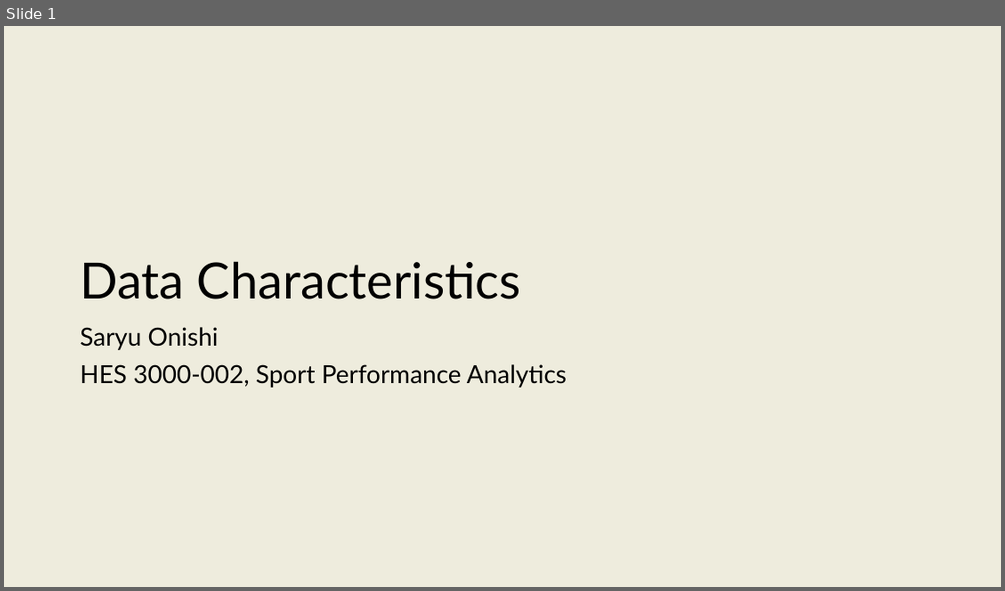
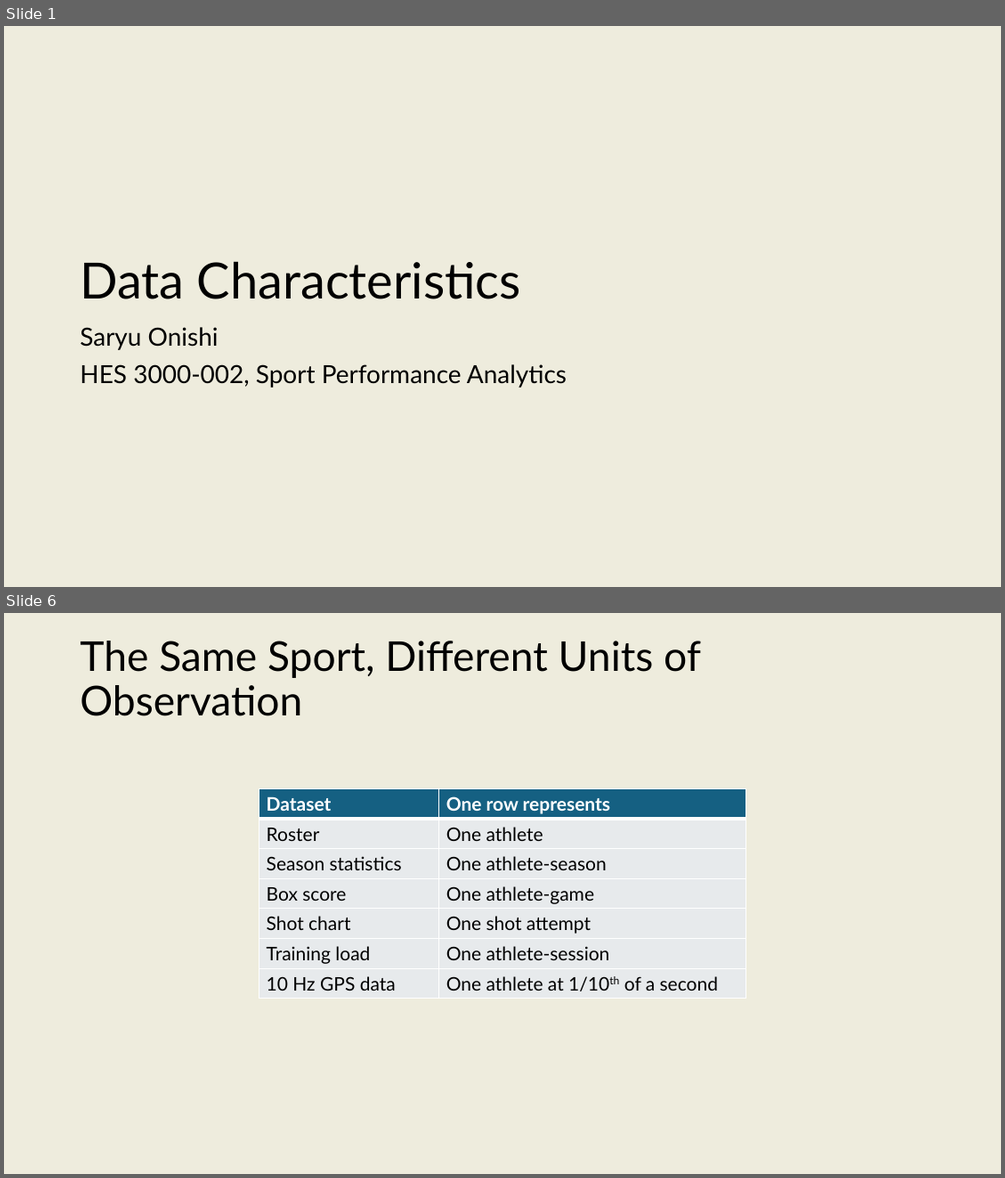
Before and after one commit to onishisaryu/HES-3000-Sports-Data-Analytics, a slide deck: pptx/Lecture6.pptx. Shown one above the other, each under a label of ours: slide 1 before the commit, slides 1 and 6 after it; the slides between them are not shown. The pictures are 1005x591 and 1005x1178 pixels, drawn with LibreOffice and Linux fonts; fonts in the diff are those of the drawing. Boxes give left, top, right and bottom in pixels: in the first picture for what was removed or moved away, otherwise in the second. Text is boxed around its words. In the diff, an @@ line names an element or a change of style, - is before the commit and + after.

```diff
--- a/pptx/Lecture6.pptx
+++ b/pptx/Lecture6.pptx
@@ slide 6 added at (4, 613, 1001, 1174), background #EEECDD @@
@@ title added at (80, 641, 701, 716), 39.6 pt, text #000000 @@
+The Same Sport, Different Units of Observation
@@ table added at (259, 788, 746, 998), 7 rows, 2 columns @@
+Dataset | One row represents
+Roster | One athlete
+Season statistics | One athlete-season
+Box score | One athlete-game
+Shot chart | One shot attempt
+Training load | One athlete-session
+10 Hz GPS data | One athlete at 1/10th of a second
```
Also in this commit, not shown: 1 slide changed, 28 other slides added, 3 other files.
